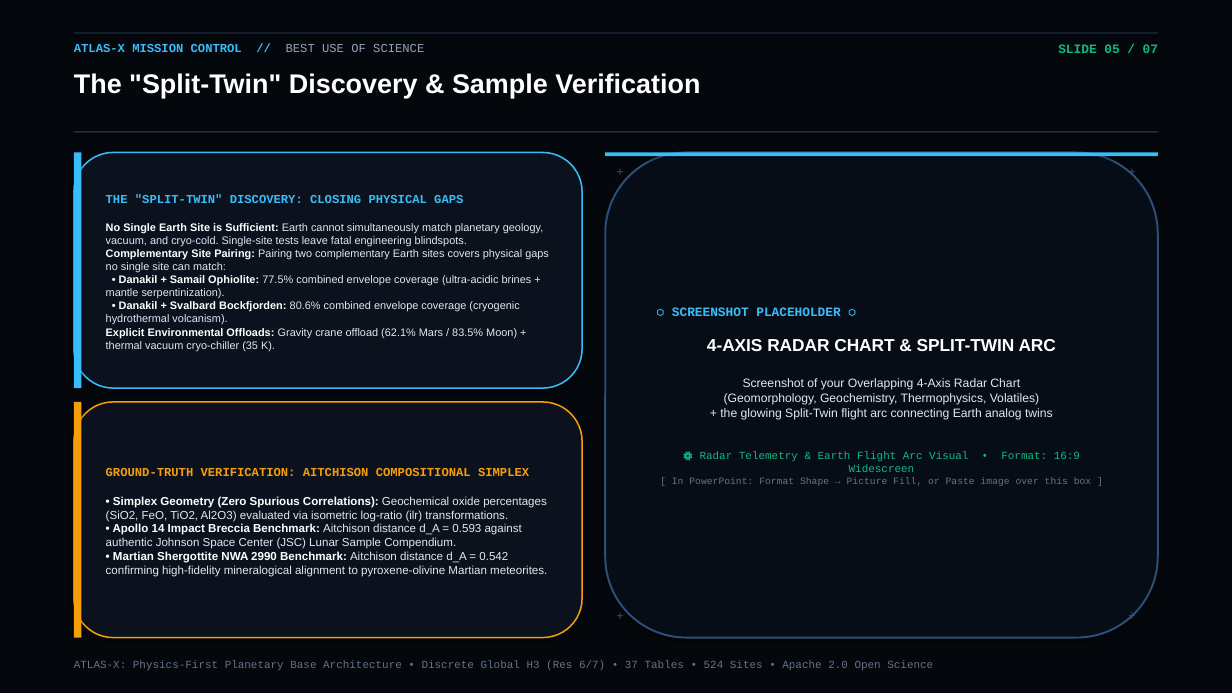
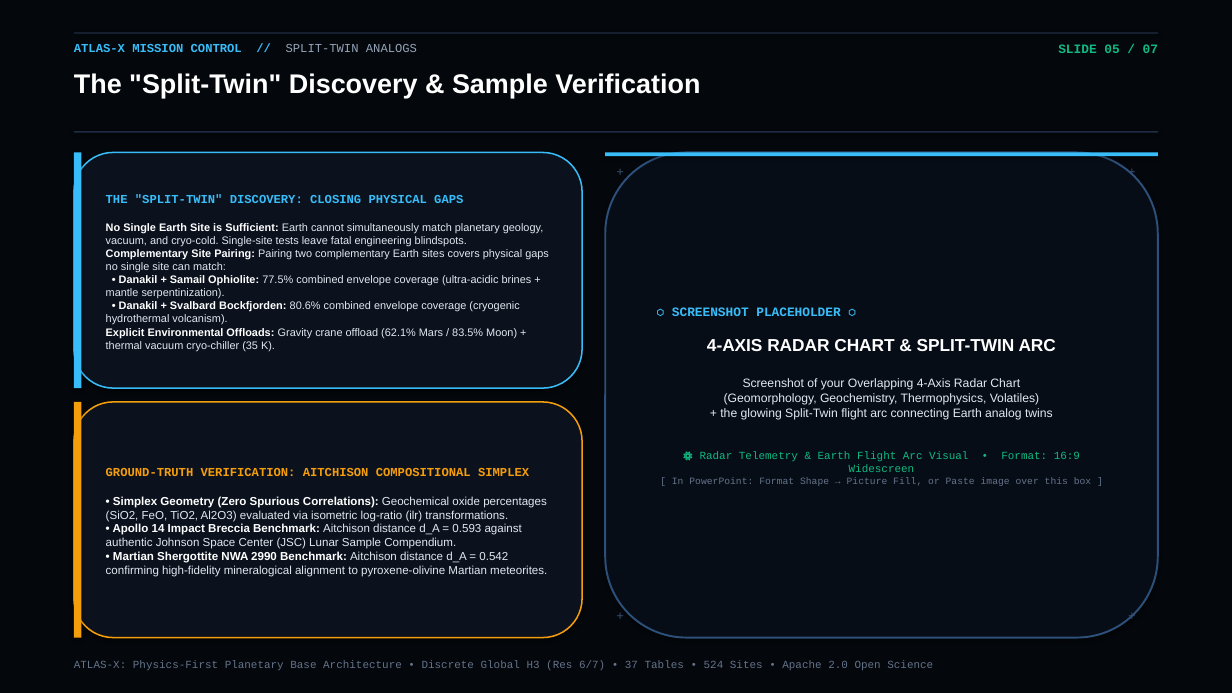
Before and after one commit to FameDied/mars-moon, a slide deck: slide 5 of ATLAS-X_Planetary_Architecture_Presentation.pptx. Drawn at 1232x693 pixels with LibreOffice and Linux fonts; fonts in the diff are those of the drawing. Boxes give left, top, right and bottom in pixels: in the first picture for what was removed or moved away, otherwise in the second. Text is boxed around its words. In the diff, an @@ line names an element or a change of style, - is before the commit and + after.

```diff
--- a/ATLAS-X_Planetary_Architecture_Presentation.pptx
+++ b/ATLAS-X_Planetary_Architecture_Presentation.pptx
@@ text at [74, 44, 417, 52]: text changed @@
-ATLAS-X MISSION CONTROL // BEST USE OF SCIENCE
+ATLAS-X MISSION CONTROL // SPLIT-TWIN ANALOGS
```
Also in this commit, not shown: 6 other slides changed, 3 other files.
